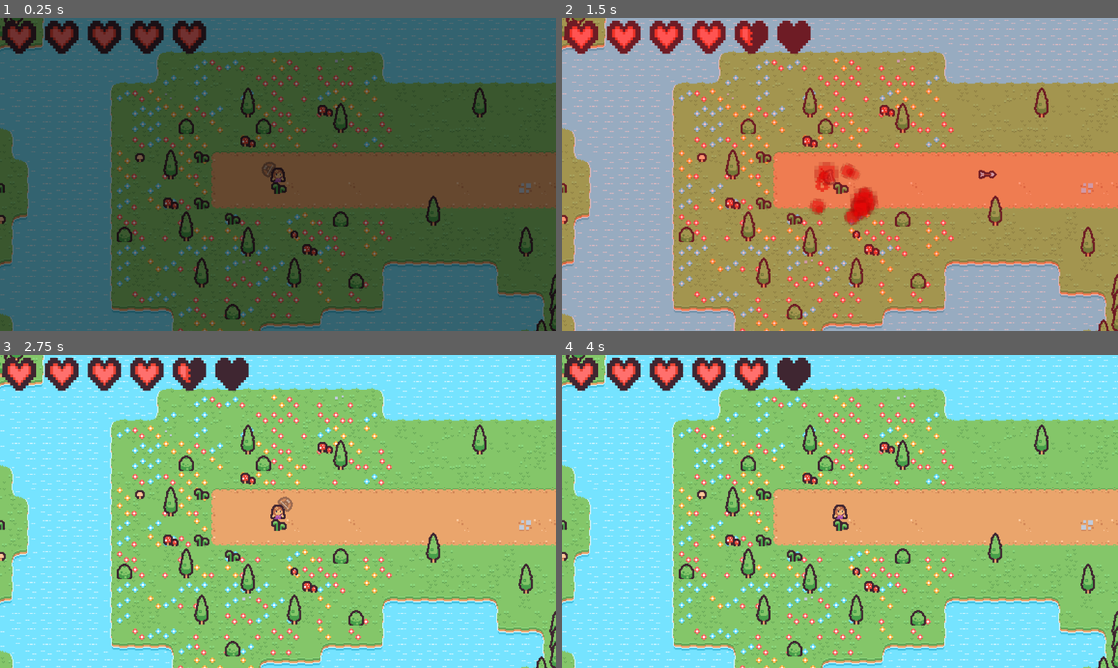
Above: before the commit, frames 1-4 (two rows, left to right).
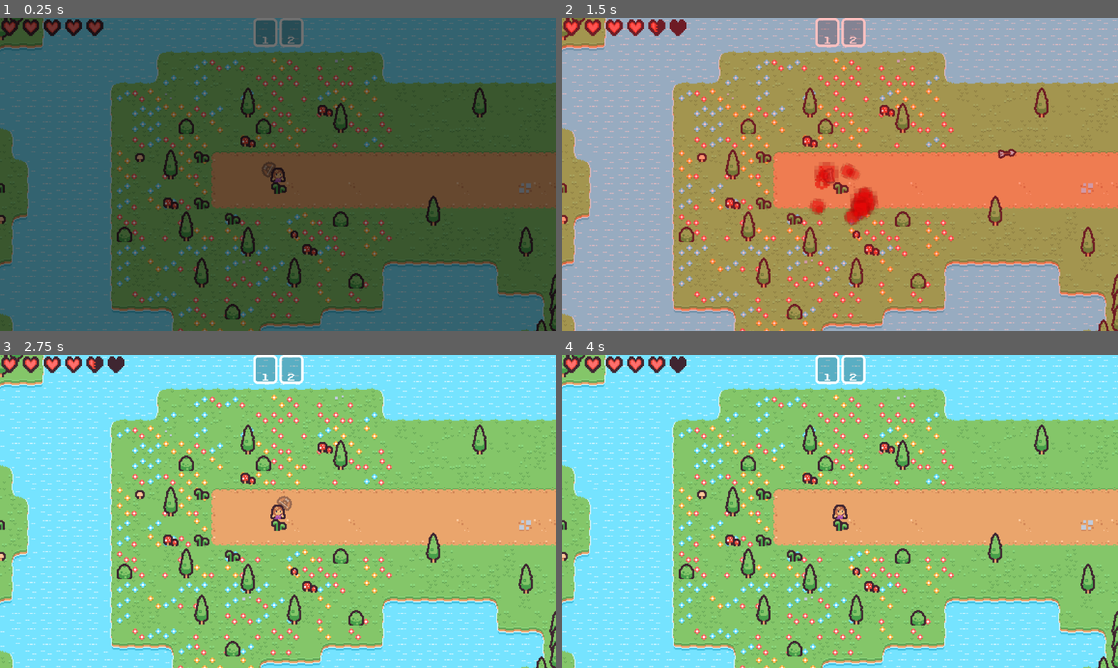
Above: after the commit, the same moments.

Repository: HazardWare/Hazardous-Quest
Game: Godot game, scene res://scenes/world/overworld.tscn
Two runs of this game, one before a commit and one after it. Both use one fixed random seed, a clock stepped at 60 frames per second and the inputs below.
Inputs (mouse positions are in pixels of both pictures, inside the frame that each line leads up to):
- Up to frame 1 (0.25 s): no input
- Up to frame 2 (1.5 s): move the mouse to (962, 158) at 0.52 s; press the mouse at (962, 158) at 0.53 s; hold Right (ui_right) 0.53-1.28 s; move the mouse to (728, 190) at 1.27 s; release the mouse at (728, 190) at 1.28 s; hold Down (ui_down) from 1.28 s (still down); right-click (728, 190) at 1.35 s
- Up to frame 3 (2.75 s): move the mouse to (333, 442) at 2.02 s; release Down (ui_down) at 2.03 s; hold Right (ui_right) from 2.03 s (still down); tap E (interact) at 2.1 s
- Up to frame 4 (4 s): move the mouse to (812, 574) at 2.77 s; release Right (ui_right) at 2.78 s; hold Up (ui_up) 2.78-3.53 s; tap Shift (shield) at 2.85 s; move the mouse to (1006, 558) at 3.52 s; hold Left (ui_left) from 3.53 s (still down); hold Space (sword) from 3.53 s (still down)

The runs differ from the first frame. In frame 1, 3.2% of the frame differs, in the area x 0-55%, y 0-50%; in frame 2, 3.9%, in the area x 0-82%, y 0-56%; in frame 3, 3.8%; in frame 4, 3.7%.

Commit message:
xommit

Diff:
--- a/resources/tileset_overworld.tres
+++ b/resources/tileset_overworld.tres
@@ -1,9 +1,9 @@
 [gd_resource type="TileSet" load_steps=34 format=3 uid="uid://cmv7wt2iltbsn"]
 
-[ext_resource type="Texture2D" uid="uid://dwydofcpmq6ek" path="res://assets/tilesheets/tile_town.png" id="1_p8bbk"]
-[ext_resource type="Texture2D" uid="uid://mg42qt04rif8" path="res://assets/tilesheets/tile_dungeon.png" id="2_7fh3v"]
-[ext_resource type="Texture2D" uid="uid://cbg3mvy6p8r7o" path="res://assets/tilesheets/tile_war.png" id="3_ihtos"]
-[ext_resource type="Texture2D" uid="uid://dnxfxaa0kdmrr" path="res://assets/tilesheets/tile_outdoor.png" id="4_q85gv"]
+[ext_resource type="Texture2D" uid="uid://dwydofcpmq6ek" path="res://assets/tilemaps/tile_town.png" id="1_p8bbk"]
+[ext_resource type="Texture2D" uid="uid://mg42qt04rif8" path="res://assets/tilemaps/tile_dungeon.png" id="2_7fh3v"]
+[ext_resource type="Texture2D" uid="uid://cbg3mvy6p8r7o" path="res://assets/tilemaps/tile_war.png" id="3_ihtos"]
+[ext_resource type="Texture2D" uid="uid://dnxfxaa0kdmrr" path="res://assets/tilemaps/tile_outdoor.png" id="4_q85gv"]
 [ext_resource type="Texture2D" uid="uid://su5hnluljkqr" path="res://assets/tilesheets/tile_dev.png" id="5_d0eqm"]
 
 [sub_resource type="TileMapPattern" id="TileMapPattern_iktnb"]
--- a/scenes/player/player.tscn
+++ b/scenes/player/player.tscn
@@ -1,9 +1,9 @@
 [gd_scene load_steps=42 format=3 uid="uid://cbaut5bbgnqxc"]
 
-[ext_resource type="Texture2D" uid="uid://mg42qt04rif8" path="res://assets/tilesheets/tile_dungeon.png" id="1_8afob"]
+[ext_resource type="Texture2D" uid="uid://mg42qt04rif8" path="res://assets/tilemaps/tile_dungeon.png" id="1_8afob"]
 [ext_resource type="Script" uid="uid://0fays8i2wtql" path="res://scenes/player/player.gd" id="1_dovo2"]
 [ext_resource type="PackedScene" uid="uid://7m71hjxpym6n" path="res://scenes/player/ui/ui.tscn" id="2_lvxji"]
-[ext_resource type="Texture2D" uid="uid://dvvtfemm130je" path="res://assets/tilesheets/tile_items.png" id="3_gmlin"]
+[ext_resource type="Texture2D" uid="uid://dvvtfemm130je" path="res://assets/tilemaps/tile_items.png" id="3_gmlin"]
 [ext_resource type="Script" uid="uid://by2ab2dudvubd" path="res://scripts/class_weapon.gd" id="3_p47bc"]
 [ext_resource type="Script" uid="uid://bvpigbs724kgf" path="res://scenes/player/scene_transition.gd" id="6_75vfm"]
 
@@ -563,7 +563,7 @@
 y_sort_enabled = true
 collision_mask = 28
 script = ExtResource("1_dovo2")
-snappingAngle = 15.0
+snappingAngle = 0.0
 speed = 100.0
 sprite = NodePath("AnimatedSprite2D")
 friction = 10.0
--- a/scenes/player/ui/ui.tscn
+++ b/scenes/player/ui/ui.tscn
@@ -1,6 +1,23 @@
-[gd_scene load_steps=2 format=3 uid="uid://7m71hjxpym6n"]
+[gd_scene load_steps=5 format=3 uid="uid://7m71hjxpym6n"]
 
 [ext_resource type="Script" uid="uid://ki77yappuguq" path="res://scenes/player/ui/ui.gd" id="1_lpj6m"]
+[ext_resource type="FontFile" uid="uid://2tmbtr1x8urg" path="res://assets/fonts/PublicPixel.ttf" id="2_crj82"]
+
+[sub_resource type="StyleBoxFlat" id="StyleBoxFlat_oiwrs"]
+bg_color = Color(0, 0, 0, 0.235294)
+border_width_left = 5
+border_width_top = 5
+border_width_right = 5
+border_width_bottom = 5
+border_color = Color(1, 1, 1, 1)
+corner_radius_top_left = 10
+corner_radius_top_right = 10
+corner_radius_bottom_right = 10
+corner_radius_bottom_left = 10
+anti_aliasing = false
+
+[sub_resource type="LabelSettings" id="LabelSettings_5gxme"]
+font = ExtResource("2_crj82")
 
 [node name="UI" type="Control"]
 layout_mode = 3
@@ -19,4 +36,57 @@
 layout_mode = 1
 offset_right = 40.0
 offset_bottom = 40.0
-scale = Vector2(2, 2)
+
+[node name="HBoxContainer" type="HBoxContainer" parent="."]
+layout_mode = 1
+anchors_preset = 5
+anchor_left = 0.5
+anchor_right = 0.5
+offset_left = -52.0
+offset_right = 52.0
+offset_bottom = 60.0
+grow_horizontal = 2
+
+[node name="Panel" type="Panel" parent="HBoxContainer"]
+custom_minimum_size = Vector2(50, 0)
+layout_mode = 2
+size_flags_horizontal = 4
+theme_override_styles/panel = SubResource("StyleBoxFlat_oiwrs")
+
+[node name="Label" type="Label" parent="HBoxContainer/Panel"]
+layout_mode = 1
+anchors_preset = 7
+anchor_left = 0.5
+anchor_top = 1.0
+anchor_right = 0.5
+anchor_bottom = 1.0
+offset_left = -20.0
+offset_top = -23.0
+offset_right = 20.0
+grow_horizontal = 2
+grow_vertical = 0
+text = "1"
+label_settings = SubResource("LabelSettings_5gxme")
+horizontal_alignment = 1
+
+[node name="Panel2" type="Panel" parent="HBoxContainer"]
+custom_minimum_size = Vector2(50, 0)
+layout_mode = 2
+size_flags_horizontal = 4
+theme_override_styles/panel = SubResource("StyleBoxFlat_oiwrs")
+
+[node name="Label" type="Label" parent="HBoxContainer/Panel2"]
+layout_mode = 1
+anchors_preset = 7
+anchor_left = 0.5
+anchor_top = 1.0
+anchor_right = 0.5
+anchor_bottom = 1.0
+offset_left = -20.0
+offset_top = -23.0
+offset_right = 20.0
+grow_horizontal = 2
+grow_vertical = 0
+text = "2"
+label_settings = SubResource("LabelSettings_5gxme")
+horizontal_alignment = 1
--- a/scenes/projectiles/arrow.tscn
+++ b/scenes/projectiles/arrow.tscn
@@ -1,7 +1,7 @@
 [gd_scene load_steps=7 format=3 uid="uid://b8qtyphhgsstd"]
 
 [ext_resource type="Script" uid="uid://n4ljwa117710" path="res://scripts/class_projectile.gd" id="1_ugh5m"]
-[ext_resource type="Texture2D" uid="uid://dvvtfemm130je" path="res://assets/tilesheets/tile_items.png" id="2_iyfe7"]
+[ext_resource type="Texture2D" uid="uid://dvvtfemm130je" path="res://assets/tilemaps/tile_items.png" id="2_iyfe7"]
 [ext_resource type="Script" uid="uid://bqgj7njek38cs" path="res://scenes/projectiles/off_screen_deleter.gd" id="3_m2i7i"]
 
 [sub_resource type="RectangleShape2D" id="RectangleShape2D_iyfe7"]
@@ -28,6 +28,7 @@
 collision_mask = 2
 input_pickable = true
 script = ExtResource("1_ugh5m")
+speed = 400.0
 sprite = NodePath("AnimatedSprite2D")
 collisionShape = NodePath("HurtBox/CollisionShape2D")
 hurtBox = NodePath("HurtBox")
Binary file added: assets/fonts/PublicPixel.ttf
Not shown, added: assets/fonts/PublicPixel.ttf.import
